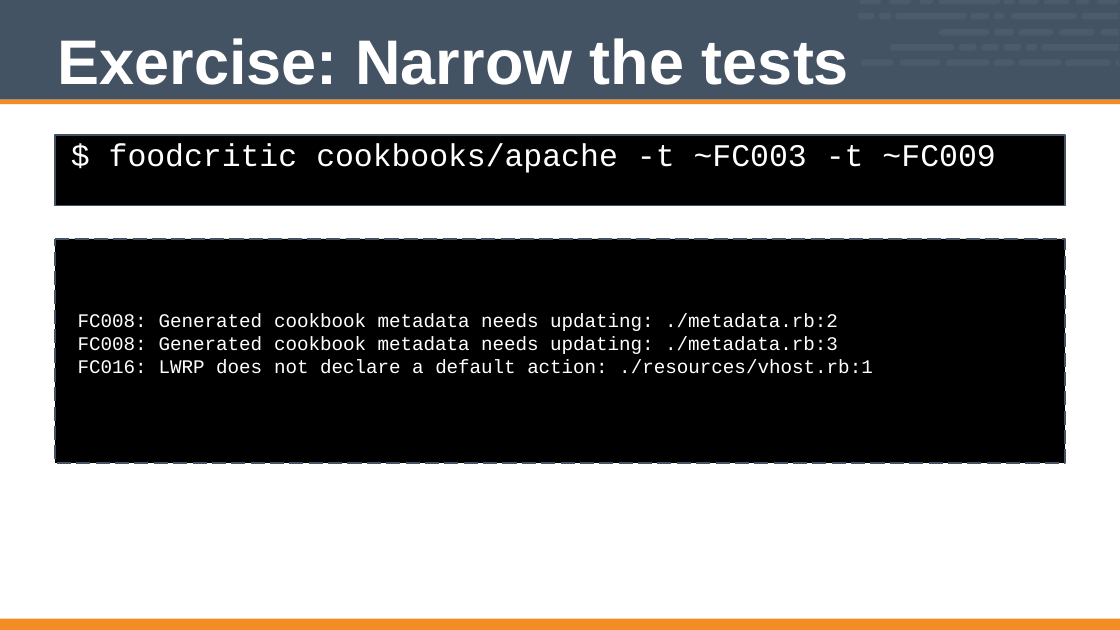
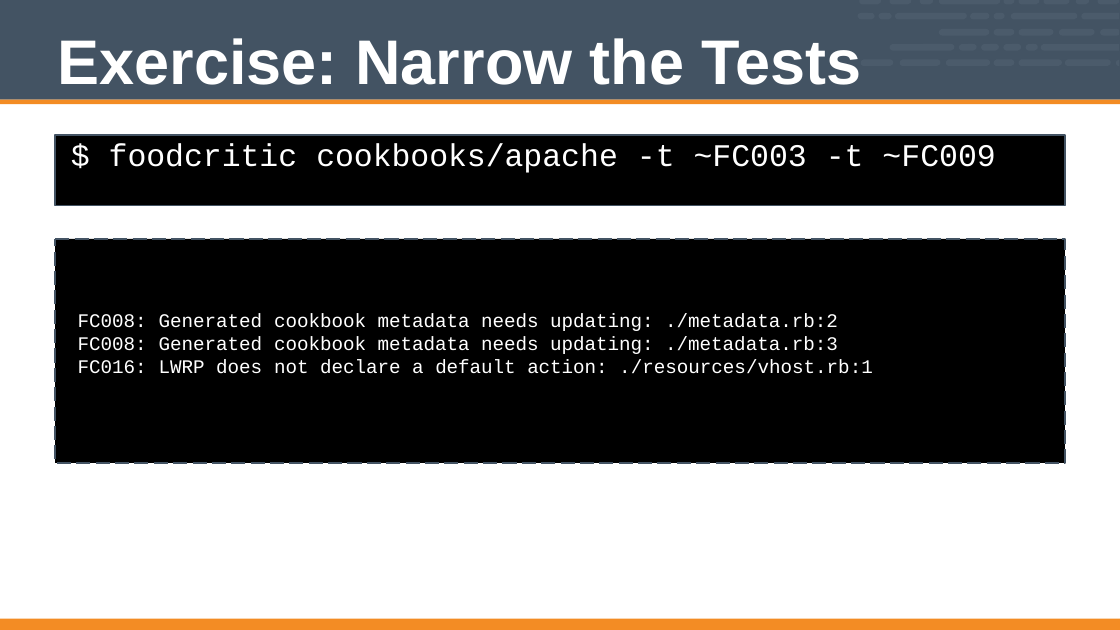
Before and after one commit to vinyar/chef-intermediate, a slide deck: slide 10 of Modules/10-Chef_Intermediate.pptx (slide 9 before the commit). Drawn at 1120x630 pixels with LibreOffice and Linux fonts; fonts in the diff are those of the drawing. Boxes give left, top, right and bottom in pixels: in the first picture for what was removed or moved away, otherwise in the second. Text is boxed around its words. In the diff, an @@ line names an element or a change of style, - is before the commit and + after.

```diff
--- a/Modules/10-Chef_Intermediate.pptx
+++ b/Modules/10-Chef_Intermediate.pptx
@@ title at (x1=58, y1=38, x2=862, y2=85): text changed @@
-Exercise: Narrow the tests
+Exercise: Narrow the Tests
```
Also in this commit, not shown: 8 other slides changed, 3 slides added, 1 slide removed.
